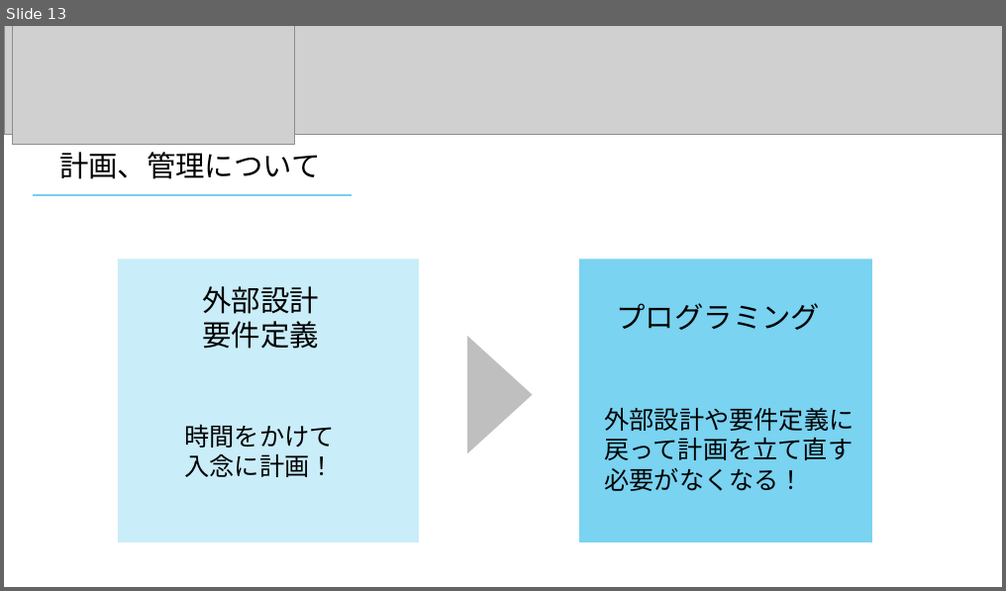
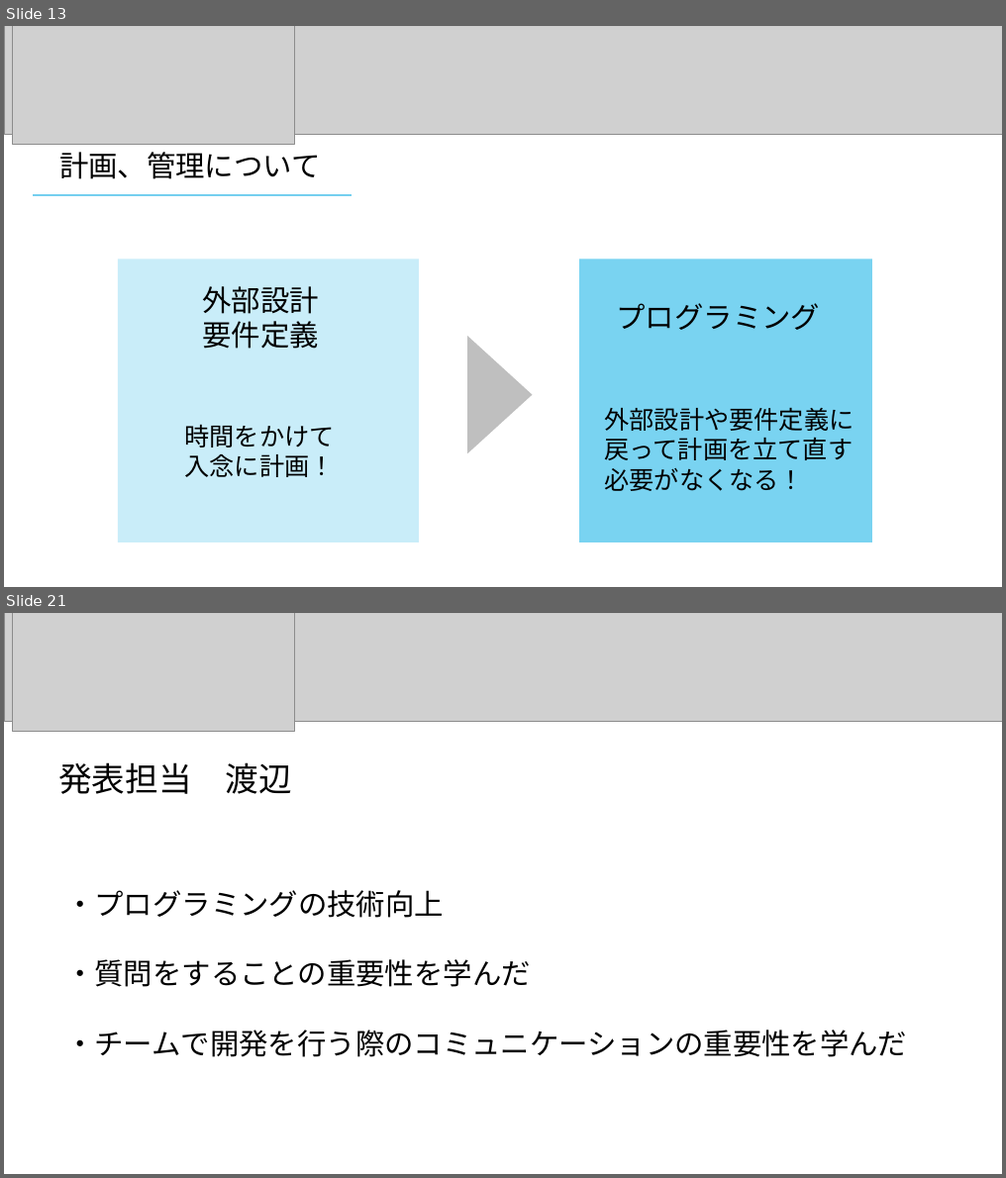
Before and after one commit to dojo2023/D-2, a slide deck: doc/開発演習発表資料/発表パワポ.pptm. Shown one above the other, each under a label of ours: slide 13 before the commit, slides 13 and 21 after it; the slides between them are not shown. The pictures are 1006x591 and 1006x1178 pixels, drawn with LibreOffice and Linux fonts; fonts in the diff are those of the drawing; grey boxes stand for pictures. Boxes give left, top, right and bottom in pixels: in the first picture for what was removed or moved away, otherwise in the second. Text is boxed around its words. In the diff, an @@ line names an element or a change of style, - is before the commit and + after.

```diff
--- a/doc/開発演習発表資料/発表パワポ.pptm
+++ b/doc/開発演習発表資料/発表パワポ.pptm
@@ slide 21 added at bbox=[4, 613, 1002, 1174], background #FFFFFF @@
@@ picture added at bbox=[4, 613, 1002, 721] @@
@@ picture added at bbox=[13, 613, 295, 731] @@
@@ text added at bbox=[58, 762, 291, 794], 32 pt, text #000000 @@
+発表担当 渡辺
@@ text added at bbox=[65, 890, 907, 1058], 28 pt, text #000000 @@
+・プログラミングの技術向上
+・質問をすることの重要性を学んだ
+・チームで開発を行う際のコミュニケーションの重要性を学んだ
```
Also in this commit, not shown: 4 slides changed, 5 other slides added.
